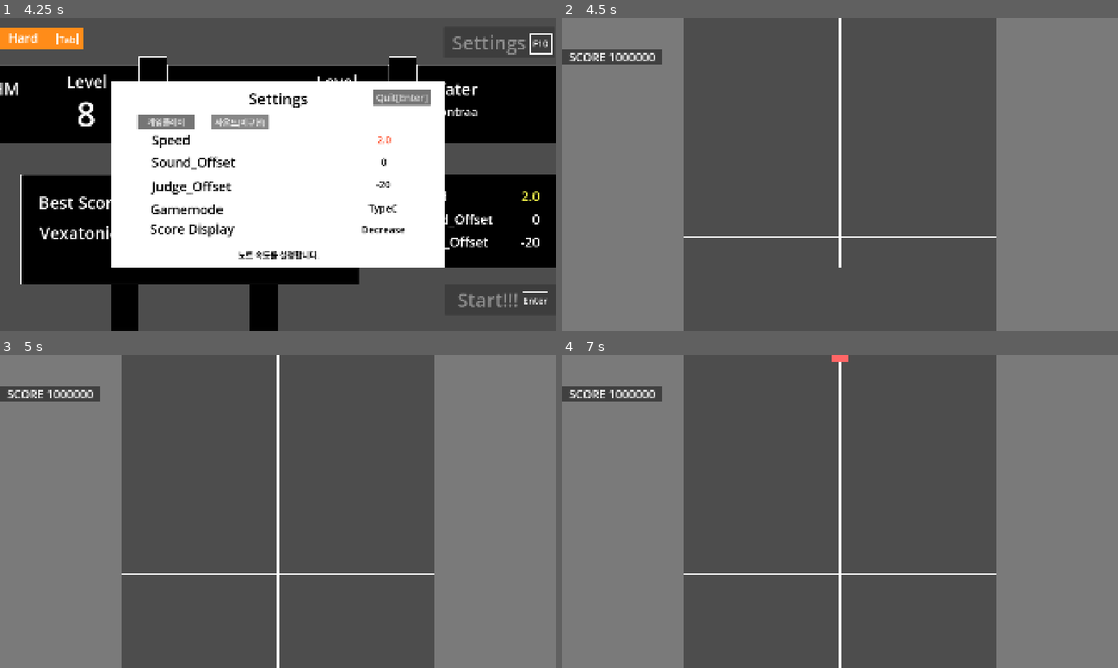
Above: before the commit, frames 1-4 (two rows, left to right).
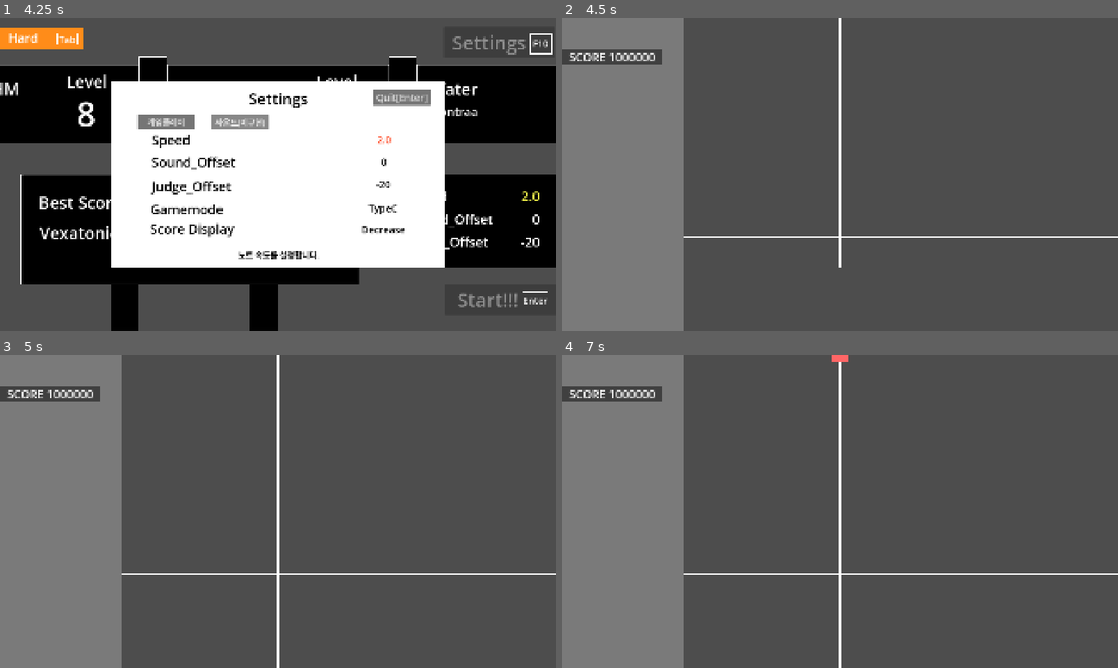
Above: after the commit, the same moments.

Repository: junu192857/Vexatonic-dash-2
Game: Godot game, scene res://Scenes/MainMenu.tscn
Two runs of this game, one before a commit and one after it. Both use one fixed random seed, a clock stepped at 60 frames per second and the inputs below.
Inputs (mouse positions are in pixels of both pictures, inside the frame that each line leads up to):
- Up to frame 1 (4.25 s): click "Game Start" at 0.5 s; click "Settings" at 1.25 s; click "게임플레이" at 2 s; click "게임플레이" at 2.75 s; click "사운드(미구현)" at 3.5 s
- Up to frame 2 (4.5 s): tap Enter at 4.25, 4.35 s; move the mouse to (962, 158) at 4.27 s; hold Right from 4.28 s (still down); click (962, 158) at 4.42 s
- Up to frame 3 (5 s): keep holding Right
- Up to frame 4 (7 s): release Right at 5 s; tap Space at 5, 6.5 s; drag from (728, 527) to (812, 574) at 5.02 s; tap Enter at 5.75 s; move the mouse to (895, 442) at 5.77 s; hold Right 5.78-6.5 s; tap Delete at 5.85 s; drag from (812, 574) to (673, 464) at 6.52 s

Frame 1 is identical in both runs. In frame 2, 22% of the frame differs, in the area x 78-100%, y 0-100%; in frame 3, 22%; in frame 4, 22%.

Commit message:
튜토리얼업뎃

Diff:
--- a/vexatonic-dash-2/Scenes/RhythmScene.tscn
+++ b/vexatonic-dash-2/Scenes/RhythmScene.tscn
@@ -60,10 +60,6 @@
 [node name="RightCover" type="ColorRect" parent="CanvasLayer/Control" unique_id=1761425525]
 visible = false
 layout_mode = 1
-anchors_preset = -1
-anchor_left = 0.781
-anchor_right = 1.0
-anchor_bottom = 1.0
 color = Color(0.47788018, 0.47788012, 0.47788012, 1)
 
 [node name="LeftCover" type="ColorRect" parent="CanvasLayer/Control" unique_id=439301575]
@@ -82,7 +78,6 @@
 anchor_right = 0.18
 anchor_bottom = 0.15
 offset_right = 0.3199768
-grow_horizontal = 0
 
 [node name="ScoreText" type="Label" parent="CanvasLayer/Control/Panel" unique_id=519592229]
 layout_mode = 1
Not shown, changed: GodotTutorial/godot겉핥기of겉핥기.show
